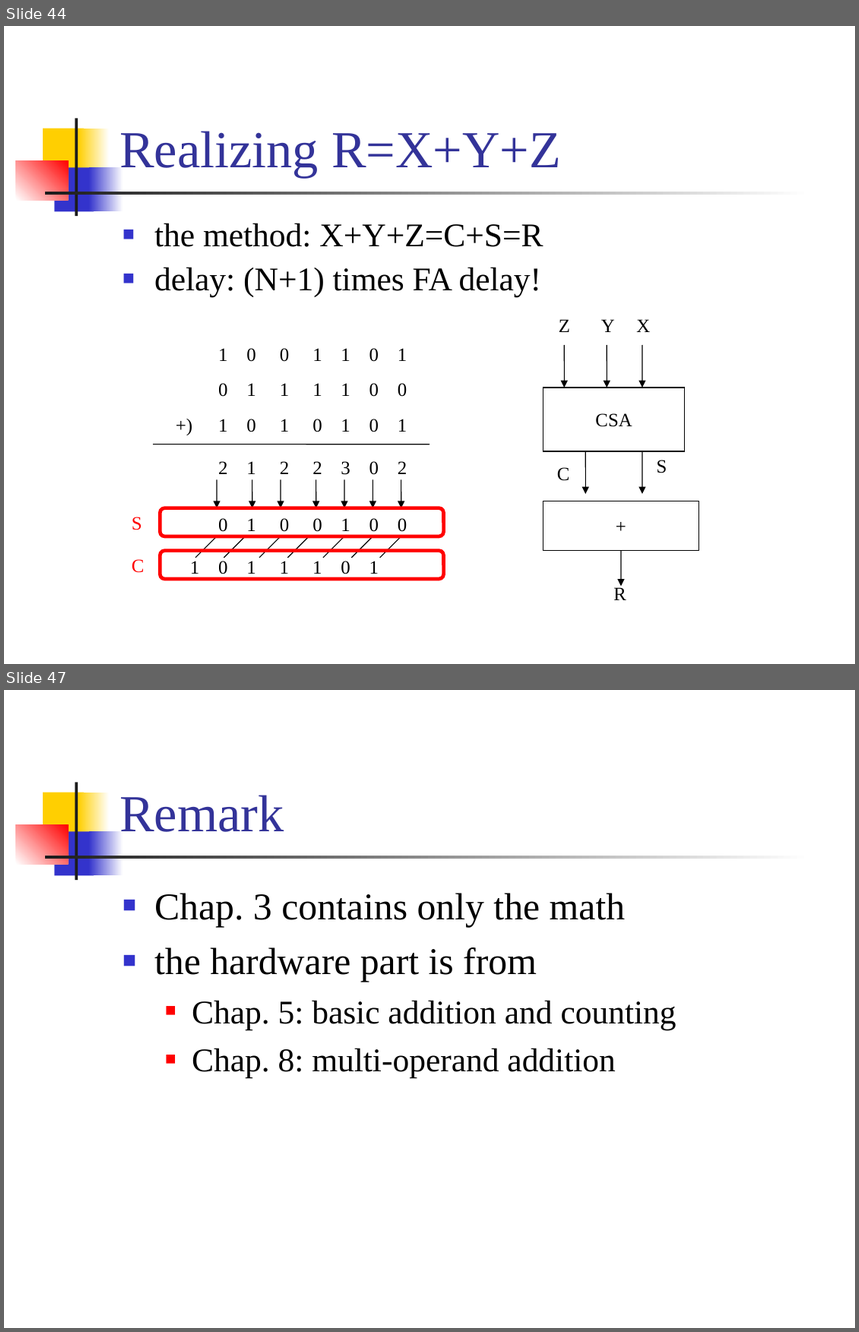
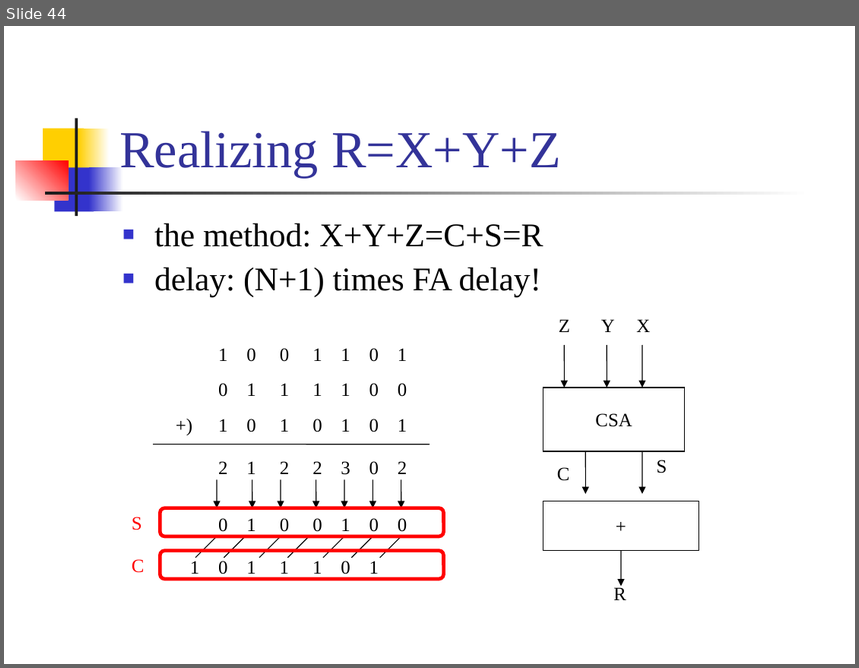
Before and after one commit to CGUSystemCourses/CompArith-2016, a slide deck: Lectures/lec03-numb_syst/lec03d-redundant_numb.ppt. Shown one above the other, each under a label of ours: slides 44 and 47 before the commit, slide 44 after it; the slides between them are not shown. The pictures are 859x1332 and 859x668 pixels, drawn with LibreOffice and Linux fonts; fonts in the diff are those of the drawing. Boxes give left, top, right and bottom in pixels: in the first picture for what was removed or moved away, otherwise in the second. Text is boxed around its words. In the diff, an @@ line names an element or a change of style, - is before the commit and + after.

```diff
--- a/Lectures/lec03-numb_syst/lec03d-redundant_numb.ppt
+++ b/Lectures/lec03-numb_syst/lec03d-redundant_numb.ppt
@@ slide 47 removed at [4,690,855,1328], background #FFFFFF; not listed: 7 template elements that a slide beside it also shows @@
@@ title removed at [120,795,284,832] @@
-Remark
@@ text removed at [154,893,677,1078] @@
-■ Chap. 3 contains only the math
-■ the hardware part is from
-  ■ Chap. 5: basic addition and counting
-  ■ Chap. 8: multi-operand addition
```
Also in this commit, not shown: 1 slide changed, 2 other slides removed, 3 other files.
